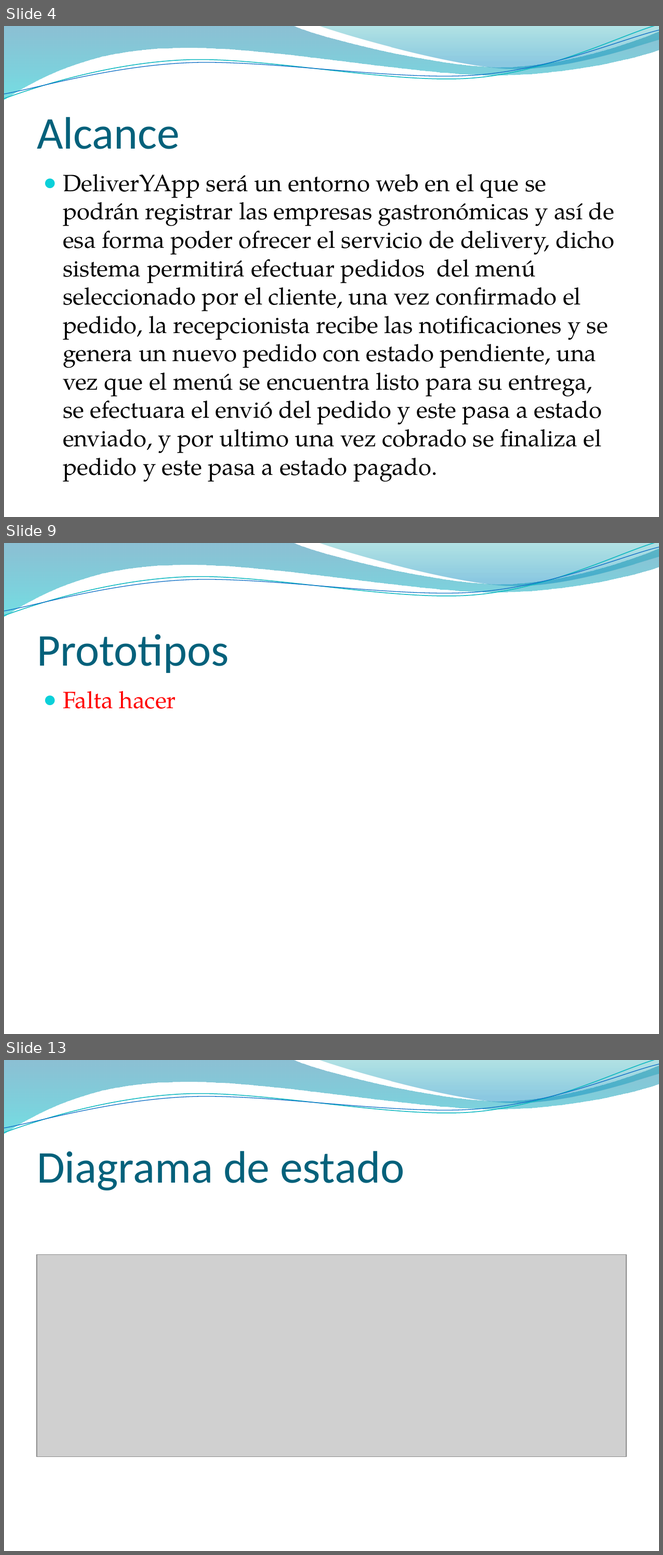
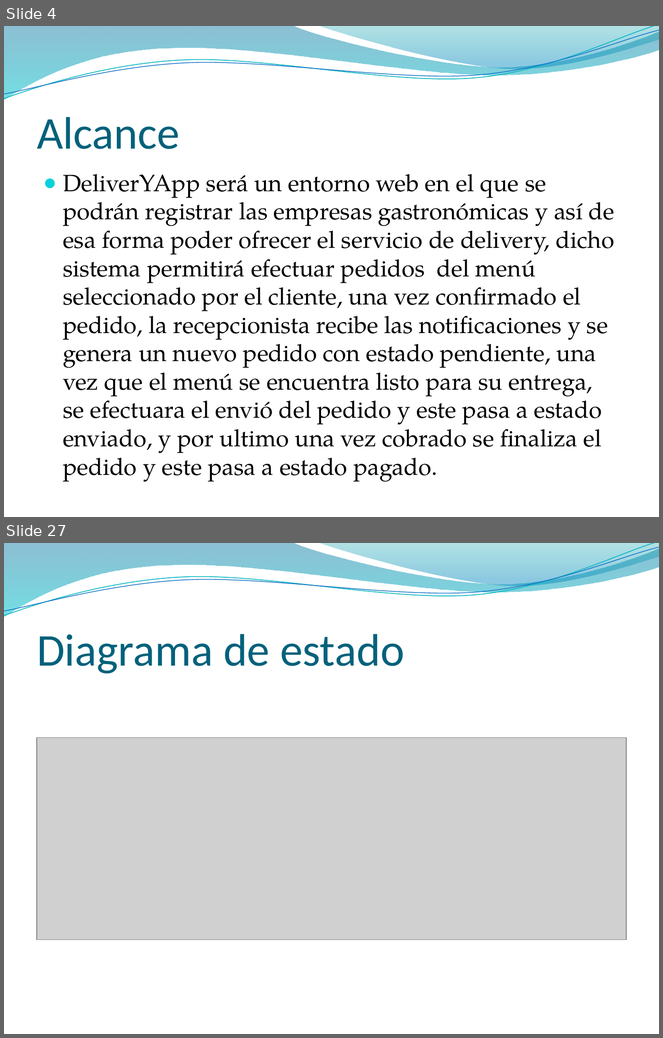
Before and after one commit to francben/proyectoDeliberyApp, a slide deck: Para Presentacion final.pptx. Shown one above the other, each under a label of ours: slides 4, 9 and 13 before the commit, slides 4 and 27 after it; the slides between them are not shown. The pictures are 663x1555 and 663x1038 pixels, drawn with LibreOffice and Linux fonts; fonts in the diff are those of the drawing; grey boxes stand for pictures; background and template pictures are left out. Boxes give left, top, right and bottom in pixels: in the first picture for what was removed or moved away, otherwise in the second. Text is boxed around its words. In the diff, an @@ line names an element or a change of style, - is before the commit and + after.

```diff
--- a/Para Presentacion final.pptx
+++ b/Para Presentacion final.pptx
@@ slide 9 removed at <box>4,543,659,1034</box>, background picture (left out); not listed: 4 template elements that a slide beside it also shows @@
@@ title removed at <box>37,634,229,673</box> @@
-Prototipos
@@ text removed at <box>63,691,176,709</box> @@
-● Falta hacer
@@ what was slide 13 is now slide 27 @@
```
Also in this commit, not shown: 11 slides changed, 18 slides added, 1 other slide removed, 2 other files.
